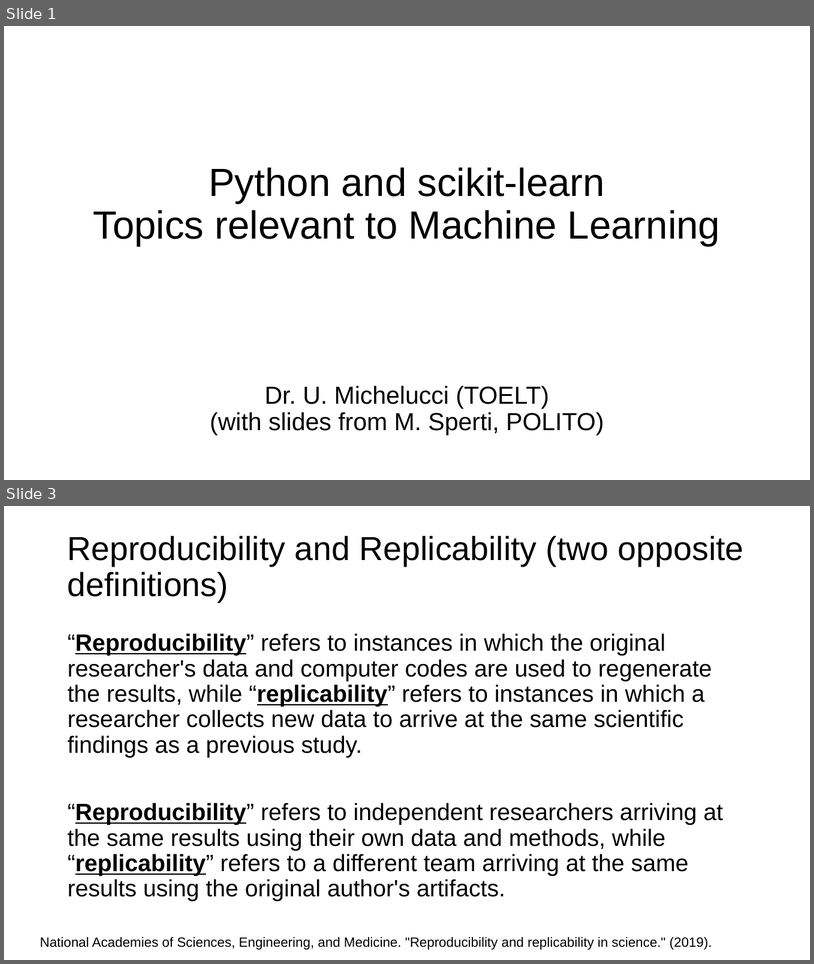
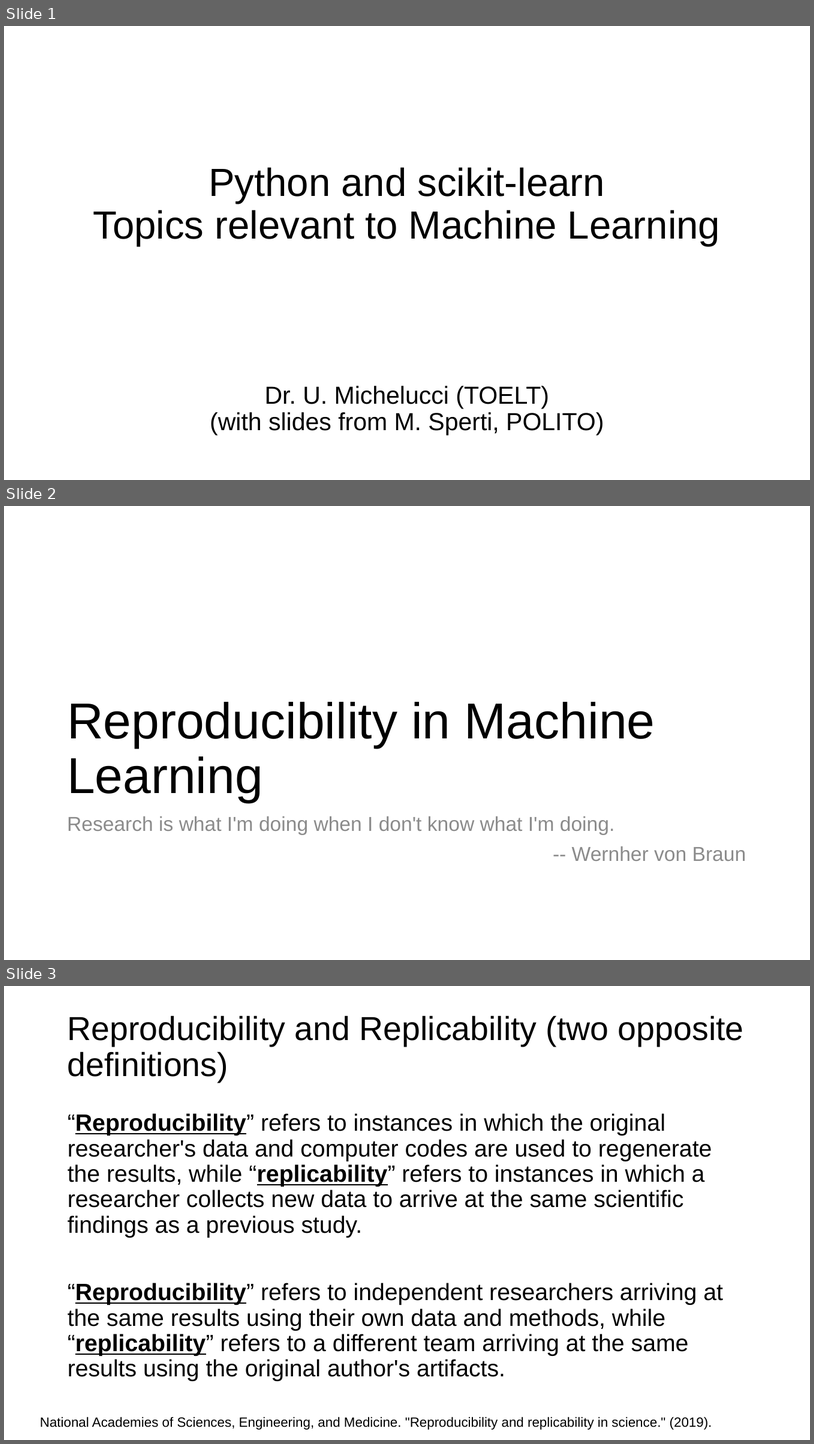
Before and after one commit to toelt-llc/MACHINE-LEARNING-SCHOOL-INAF, a slide deck: DAY1/04 - Introduction to python and scikit-learn/Introduction Python and Scikit-learn.pptx. Shown one above the other, each under a label of ours: slides 1 and 3 before the commit, slides 1, 2 and 3 after it; the slides between them are not shown. The pictures are 814x964 and 814x1444 pixels, drawn with LibreOffice and Linux fonts; fonts in the diff are those of the drawing; background and template pictures are left out. Boxes give left, top, right and bottom in pixels: in the first picture for what was removed or moved away, otherwise in the second. Text is boxed around its words. In the diff, an @@ line names an element or a change of style, - is before the commit and + after.

```diff
--- a/DAY1/04 - Introduction to python and scikit-learn/Introduction Python and Scikit-learn.pptx
+++ b/DAY1/04 - Introduction to python and scikit-learn/Introduction Python and Scikit-learn.pptx
@@ slide 2 added at box(4, 506, 810, 960), background #FFFFFF @@
@@ title added at box(67, 702, 656, 802), 45 pt, text #000000 @@
+Reproducibility in Machine Learning
@@ text added at box(67, 816, 747, 861), 18 pt, text #8C8C8C @@
+Research is what I'm doing when I don't know what I'm doing.
+-- Wernher von Braun
```
Also in this commit, not shown: 3 other slides added, 1 slide removed, 3 other files.
